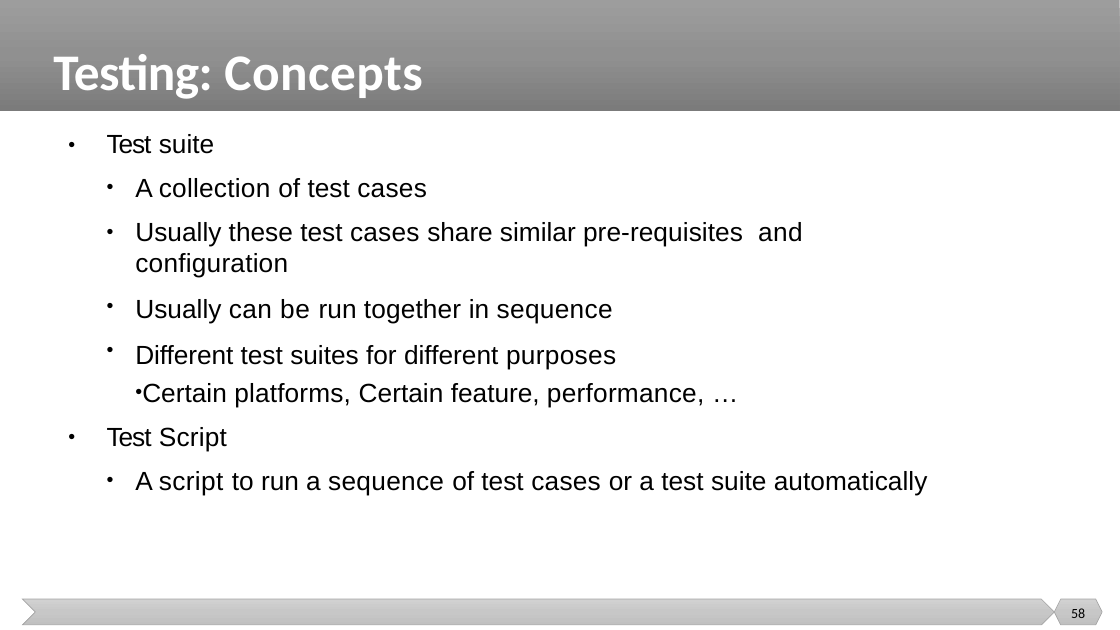
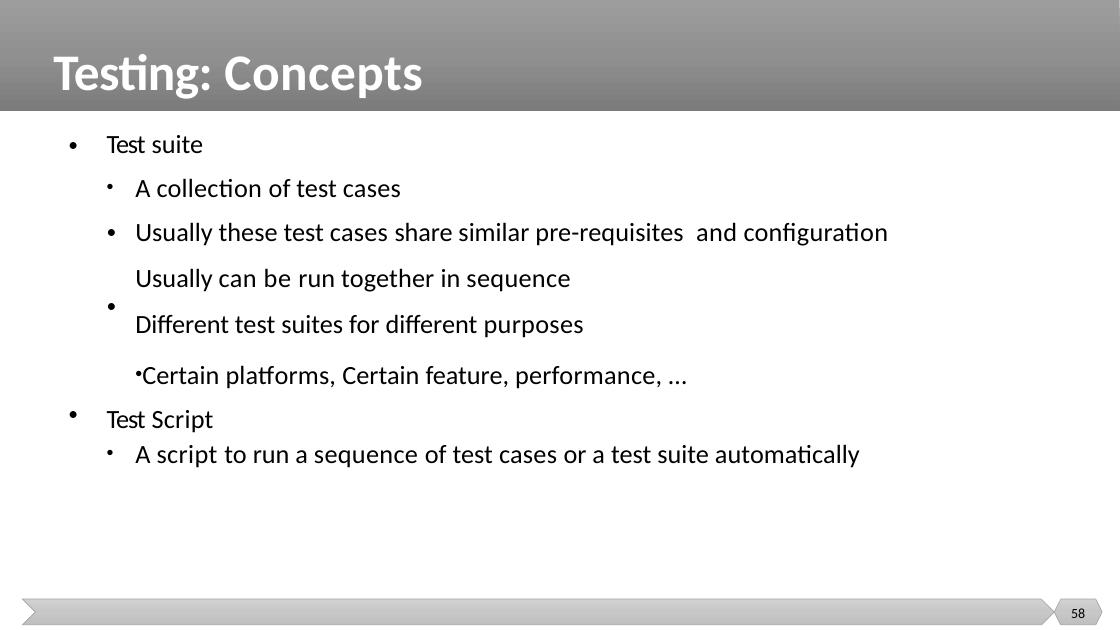
Before and after one commit to malenezi/malenezi, a slide deck: slide 58 of SE401/Lectures/1-Introduction/Introduction.pptx. Drawn at 1120x630 pixels with LibreOffice and Linux fonts; fonts in the diff are those of the drawing. Boxes give left, top, right and bottom in pixels: in the first picture for what was removed or moved away, otherwise in the second. Text is boxed around its words. In the diff, an @@ line names an element or a change of style, - is before the commit and + after.

Commit message:
update

```diff
--- a/SE401/Lectures/1-Introduction/Introduction.pptx
+++ b/SE401/Lectures/1-Introduction/Introduction.pptx
@@ text "Certain platforms, Certain feature, performance, ..." moved from (x1=107, y1=383, x2=704, y2=452) to (x1=107, y1=365, x2=662, y2=433) @@
@@ text removed at (x1=106, y1=336, x2=121, y2=360) @@
-•
@@ font Arial to Calibri in 8 elements at (x1=107, y1=135, x2=204, y2=154), (x1=107, y1=365, x2=662, y2=433), (x1=135, y1=444, x2=860, y2=468), (x1=135, y1=178, x2=889, y2=338), (x1=67, y1=131, x2=82, y2=155), (x1=106, y1=218, x2=121, y2=242), (x1=106, y1=292, x2=121, y2=317), (x1=67, y1=401, x2=82, y2=425) @@
@@ text "•" moved from (x1=67, y1=423, x2=82, y2=448) to (x1=67, y1=401, x2=82, y2=425) @@
@@ text "A script to run a ..." moved from (x1=135, y1=471, x2=928, y2=495) to (x1=135, y1=444, x2=860, y2=468) @@
```
Also in this commit, not shown: 9 other slides changed.
